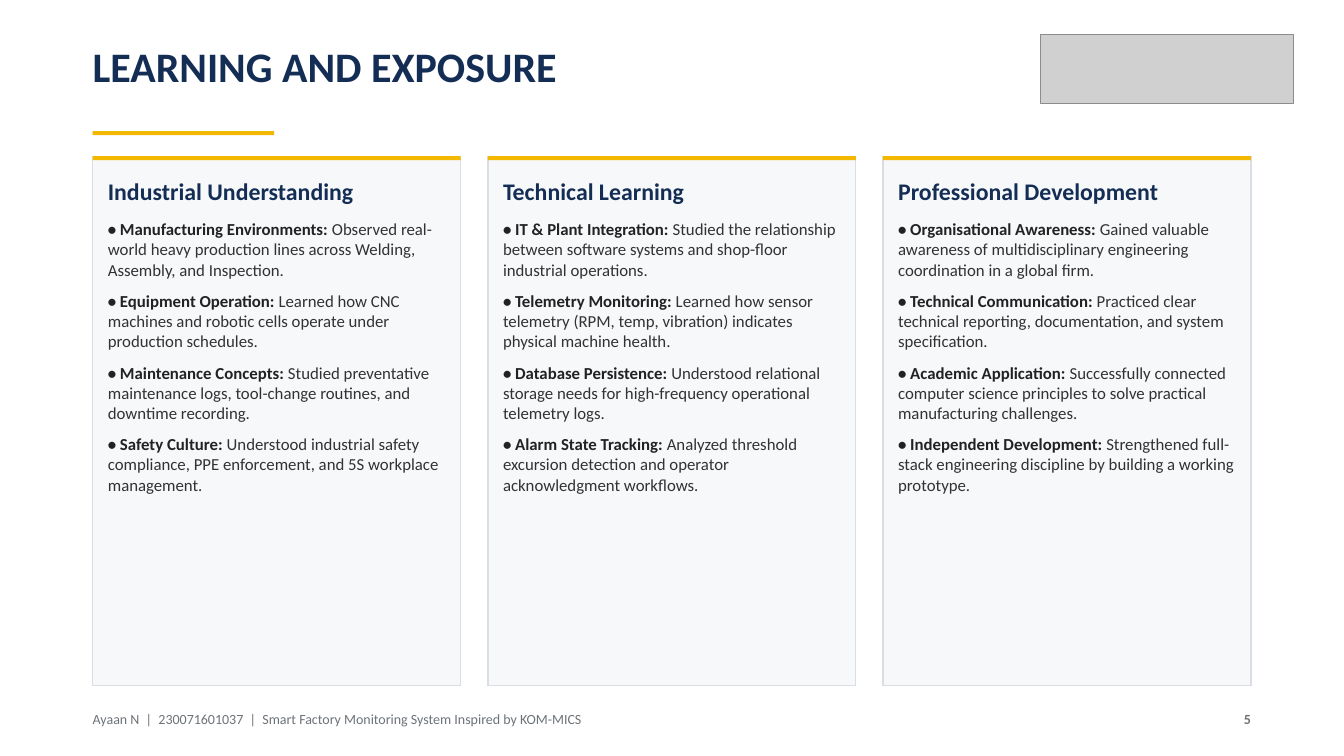
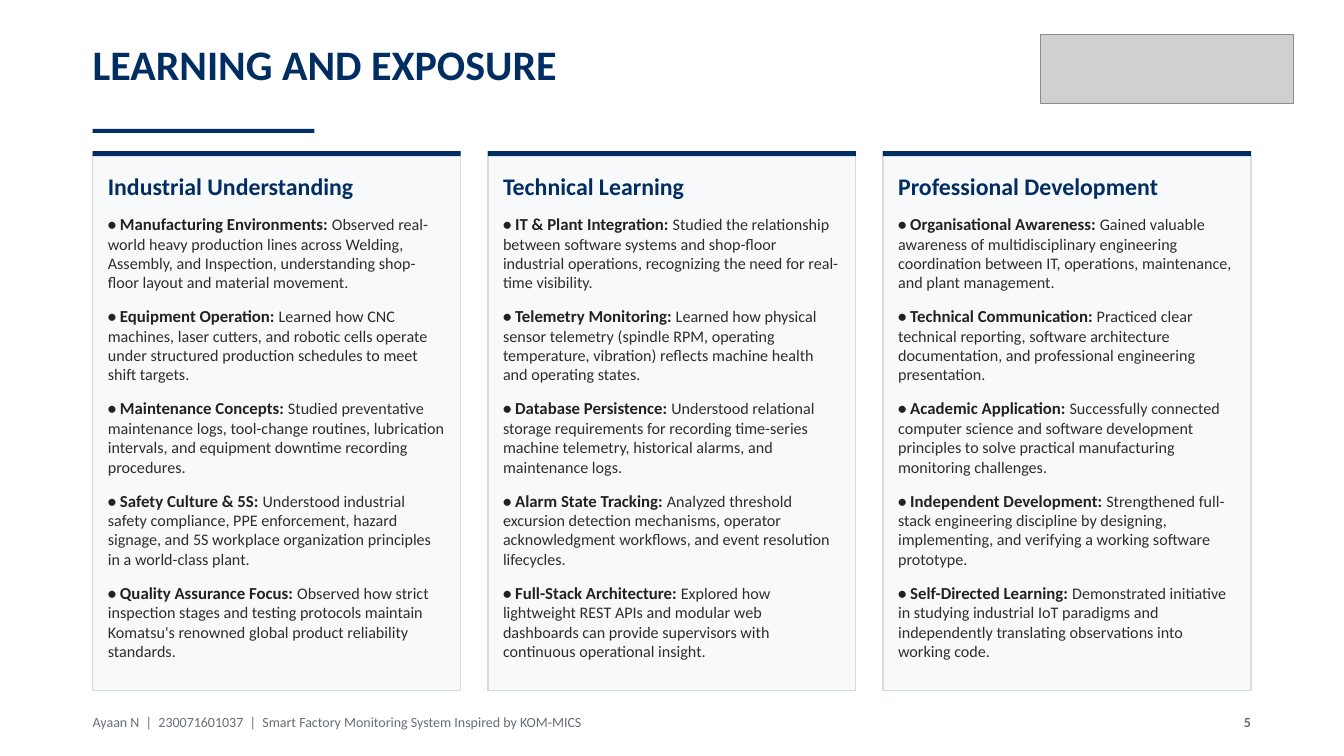
Before and after one commit to ayaan0405/KOM-MICS-Smart-Factory-Monitoring, a slide deck: slide 5 of Ayaan_Internship_Presentation.pptx. Drawn at 1344x756 pixels with LibreOffice and Linux fonts; fonts in the diff are those of the drawing; grey boxes stand for pictures. Boxes give left, top, right and bottom in pixels: in the first picture for what was removed or moved away, otherwise in the second. Text is boxed around its words. In the diff, an @@ line names an element or a change of style, - is before the commit and + after.

Commit message:
Apply user feedback: change all yellows to Komatsu Blue, remove awkward logo, enlarge fonts to eliminate empty space across all cards

```diff
--- a/Ayaan_Internship_Presentation.pptx
+++ b/Ayaan_Internship_Presentation.pptx
@@ text "LEARNING AND EXPOSURE" at (93,52,557,81): text colour #142D55 to #002D62 @@
@@ fill #F5B800 to #002D62 in 4 elements at (93,151,461,156), (488,151,856,156), (883,151,1251,156), (93,129,315,133) @@
@@ rectangle: place and size @@
-rectangle at (93,131,274,135)
+rectangle at (93,129,315,133)
@@ rectangle: place and size @@
-rectangle at (93,156,461,686)
+rectangle at (93,151,461,691)
@@ text at (108,178,353,199): text colour #142D55 to #002D62 in "Industrial Understanding" @@
@@ rectangle: place and size @@
-rectangle at (488,156,856,686)
+rectangle at (488,151,856,691)
@@ text at (503,178,684,199): text colour #142D55 to #002D62 in "Technical Learning" @@
@@ fill #F6F8FA to #F8F9FB; outline #DADEE4 1 pt to #D7DCE4 1 pt in 3 elements at (93,151,461,691), (488,151,856,691), (883,151,1251,691) @@
@@ rectangle: place and size @@
-rectangle at (883,156,1251,686)
+rectangle at (883,151,1251,691)
@@ 3 rectangles: place and size @@
-3 rectangles at (93,156,1251,160)
+3 rectangles at (93,151,1251,156)
@@ text at (898,178,1158,199): text colour #142D55 to #002D62 in "Professional Development" @@
@@ text at (108,218,444,657): text changed; size 12 to 11.5 pt; text colour #323232 to #2D2D2D @@
-• Manufacturing Environments: Observed real-world heavy production lines across Welding, Assembly, and Inspection.
-• Equipment Operation: Learned how CNC machines and robotic cells operate under production schedules.
-• Maintenance Concepts: Studied preventative maintenance logs, tool-change routines, and downtime recording.
-• Safety Culture: Understood industrial safety compliance, PPE enforcement, and 5S workplace management.
+• Manufacturing Environments: Observed real-world heavy production lines across Welding, Assembly, and Inspection, understanding shop-floor layout and material movement.
+• Equipment Operation: Learned how CNC machines, laser cutters, and robotic cells operate under structured production schedules to meet shift targets.
+• Maintenance Concepts: Studied preventative maintenance logs, tool-change routines, lubrication intervals, and equipment downtime recording procedures.
+• Safety Culture & 5S: Understood industrial safety compliance, PPE enforcement, hazard signage, and 5S workplace organization principles in a world-class plant.
+• Quality Assurance Focus: Observed how strict inspection stages and testing protocols maintain Komatsu's renowned global product reliability standards.
@@ text at (503,218,838,660): text changed; size 12 to 11.5 pt; text colour #323232 to #2D2D2D @@
-• IT & Plant Integration: Studied the relationship between software systems and shop-floor industrial operations.
-• Telemetry Monitoring: Learned how sensor telemetry (RPM, temp, vibration) indicates physical machine health.
-• Database Persistence: Understood relational storage needs for high-frequency operational telemetry logs.
-• Alarm State Tracking: Analyzed threshold excursion detection and operator acknowledgment workflows.
+• IT & Plant Integration: Studied the relationship between software systems and shop-floor industrial operations, recognizing the need for real-time visibility.
+• Telemetry Monitoring: Learned how physical sensor telemetry (spindle RPM, operating temperature, vibration) reflects machine health and operating states.
+• Database Persistence: Understood relational storage requirements for recording time-series machine telemetry, historical alarms, and maintenance logs.
+• Alarm State Tracking: Analyzed threshold excursion detection mechanisms, operator acknowledgment workflows, and event resolution lifecycles.
+• Full-Stack Architecture: Explored how lightweight REST APIs and modular web dashboards can provide supervisors with continuous operational insight.
@@ text at (898,218,1231,660): text changed; size 12 to 11.5 pt; text colour #323232 to #2D2D2D @@
-• Organisational Awareness: Gained valuable awareness of multidisciplinary engineering coordination in a global firm.
-• Technical Communication: Practiced clear technical reporting, documentation, and system specification.
-• Academic Application: Successfully connected computer science principles to solve practical manufacturing challenges.
-• Independent Development: Strengthened full-stack engineering discipline by building a working prototype.
+• Organisational Awareness: Gained valuable awareness of multidisciplinary engineering coordination between IT, operations, maintenance, and plant management.
+• Technical Communication: Practiced clear technical reporting, software architecture documentation, and professional engineering presentation.
+• Academic Application: Successfully connected computer science and software development principles to solve practical manufacturing monitoring challenges.
+• Independent Development: Strengthened full-stack engineering discipline by designing, implementing, and verifying a working software prototype.
+• Self-Directed Learning: Demonstrated initiative in studying industrial IoT paradigms and independently translating observations into working code.
@@ text "Ayaan N | 230071601037 | ..." at (93,717,581,730): text colour #6E7378 to #696E73 @@
@@ text "5" at (1244,718,1251,727): text colour #6E7378 to #696E73 @@
```
Also in this commit, not shown: 9 other slides changed, 11 other files.
